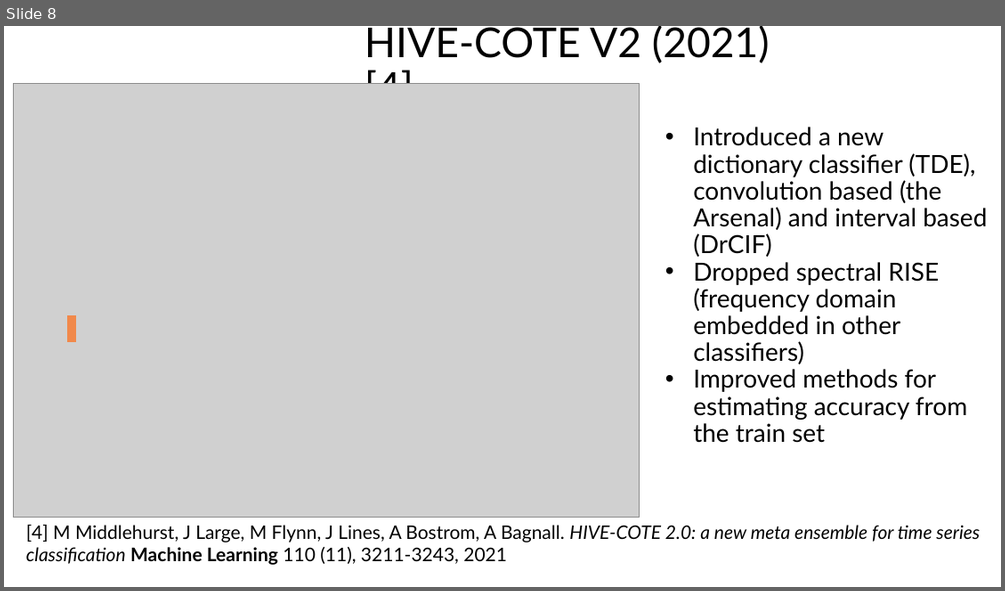
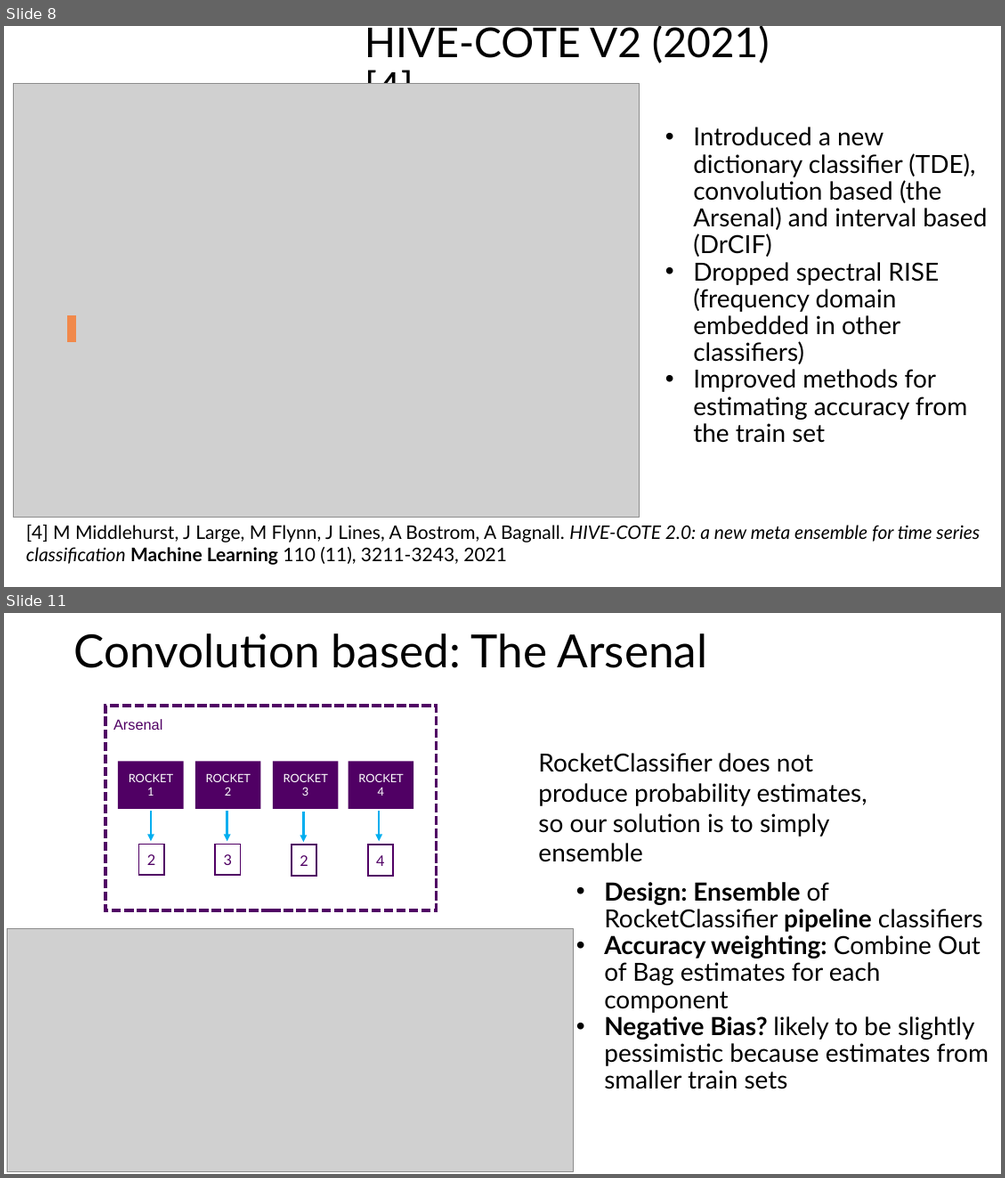
Before and after one commit to aeon-toolkit/aeon-tutorials, a slide deck: KDD-2024/Slides/part9_hybrids.pptx. Shown one above the other, each under a label of ours: slide 8 before the commit, slides 8 and 11 after it; the slides between them are not shown. The pictures are 1005x591 and 1005x1178 pixels, drawn with LibreOffice and Linux fonts; fonts in the diff are those of the drawing; grey boxes stand for pictures. Boxes give left, top, right and bottom in pixels: in the first picture for what was removed or moved away, otherwise in the second. Text is boxed around its words. In the diff, an @@ line names an element or a change of style, - is before the commit and + after.

```diff
--- a/KDD-2024/Slides/part9_hybrids.pptx
+++ b/KDD-2024/Slides/part9_hybrids.pptx
@@ slide 11 added at [4,613,1001,1174], background #FFFFFF @@
@@ title added at [74,633,708,668], 44 pt, text #000000 @@
+Convolution based: The Arsenal
@@ rectangle added at [105,706,437,910], outline #500064 3 pt dashed @@
@@ text added at [113,719,162,730], 14 pt, text #500064 @@
+Arsenal
@@ rectangle added at [118,761,184,809], fill #500064, 11 pt, text #FFFFFF @@
+ROCKET 1
@@ rectangle added at [195,761,261,809], fill #500064, 11 pt, text #FFFFFF @@
+ROCKET 2
@@ rectangle added at [273,761,339,809], fill #500064, 11 pt, text #FFFFFF @@
+ROCKET 3
@@ rectangle added at [348,761,413,809], fill #500064, 11 pt, text #FFFFFF @@
+ROCKET 4
@@ text added at [538,753,867,862], 24 pt, text #000000 @@
+RocketClassifier does not produce probability estimates, so our solution is to simply ensemble
@@ arrow added from (151, 811) to (151, 841), #00AEEF 2.25 pt @@
@@ arrow added from (227, 811) to (227, 841), #00AEEF 2.25 pt @@
@@ arrow added from (304, 811) to (304, 842), #00AEEF 2.25 pt @@
@@ arrow added from (379, 811) to (379, 841), #00AEEF 2.25 pt @@
@@ rectangle added at [138,844,164,875], fill #FFFFFF, outline #500064 1.5 pt, 14 pt, text #500064 @@
+2
@@ rectangle added at [216,844,241,875], fill #FFFFFF, outline #500064 1.5 pt, 14 pt, text #500064 @@
+3
@@ rectangle added at [291,844,317,876], fill #FFFFFF, outline #500064 1.5 pt, 14 pt, text #500064 @@
+2
@@ rectangle added at [368,844,394,876], fill #FFFFFF, outline #500064 1.5 pt, 14 pt, text #500064 @@
+4
@@ text added at [604,882,988,1089], 24 pt, text #000000 @@
+• Design: Ensemble of RocketClassifier pipeline classifiers
+• Accuracy weighting: Combine Out of Bag estimates for each component
+• Negative Bias? likely to be slightly pessimistic because estimates from smaller train sets
@@ picture added at [7,929,574,1171] @@
```
Also in this commit, not shown: 3 slides changed, 4 other slides added, 4 slides removed, 2 other files.
